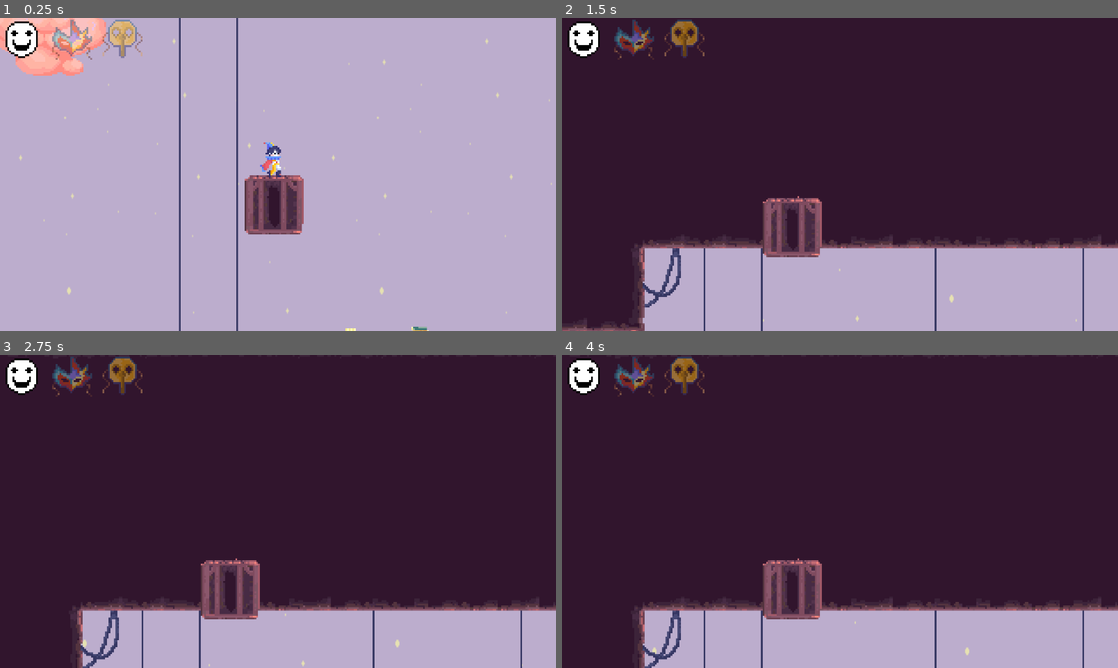
Above: before the commit, frames 1-4 (two rows, left to right).
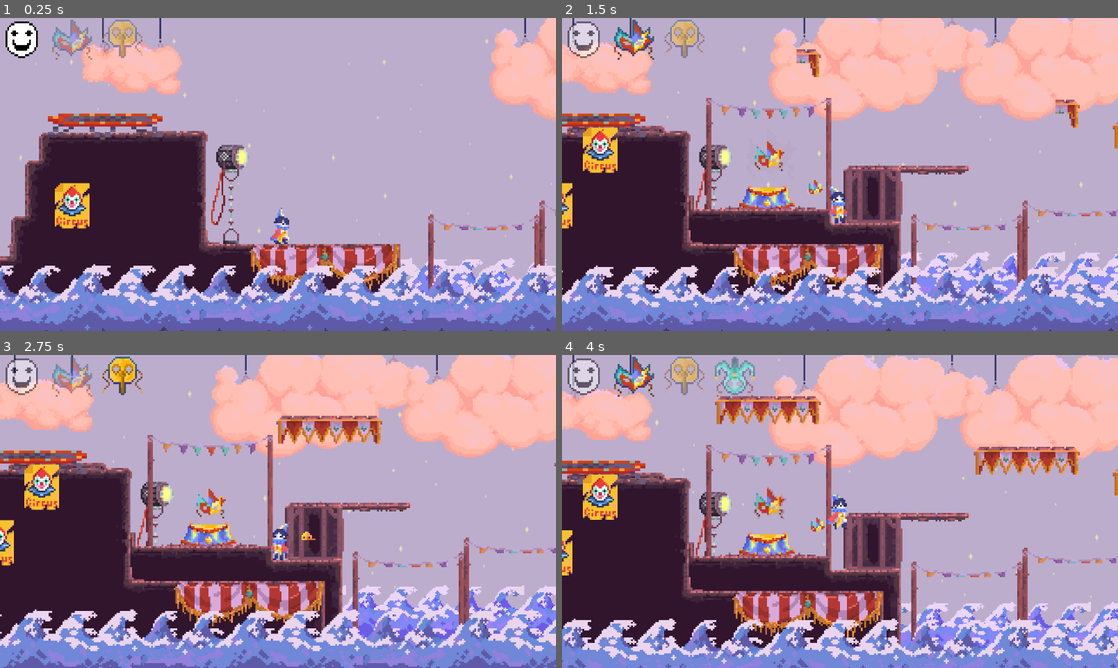
Above: after the commit, the same moments.

Repository: MicroFrogStudios/GGJ2026
Game: Godot game, scene res://scenes/levels/level_6.tscn
The game is run twice, just before and just after one commit, with the same random seed, the same clock (stepped at 60 frames per second) and the same inputs. This scene is started directly instead of the project's main scene. Sound files missing from this copy of the repository are replaced by a short silence.
Inputs:
- Up to frame 1 (0.25 s): no input
- Up to frame 2 (1.5 s): hold 1 (gotomask1) 0.53-1.28 s; hold D (move_right) from 0.53 s (still down); tap Space (jump) at 0.77 s; tap 2 (gotomask2) at 1.35 s
- Up to frame 3 (2.75 s): tap Space (jump) at 1.52 s; release D (move_right) at 2.03 s; hold A (move_left) from 2.03 s (still down); hold 3 (gotomask3) from 2.03 s (still down)
- Up to frame 4 (4 s): release A (move_left) at 2.78 s; release 3 (gotomask3) at 2.78 s; hold D (move_right) from 2.78 s (still down); tap 4 (gotomask4) at 2.85 s; tap Space (jump) at 3.02, 3.77 s; hold E (next_mask) from 3.53 s (still down)

The runs differ from the first frame. In frame 1, 50% of the frame differs, in the area x 0-100%, y 0-100%; in frame 2, 87%; in frame 3, 87%; in frame 4, 88%.

Commit message:
Fix level 6 spawn

Diff:
--- a/scenes/levels/level_6.tscn
+++ b/scenes/levels/level_6.tscn
@@ -7,7 +7,7 @@
 [node name="Level8" unique_id=1082980837 instance=ExtResource("1_aq65u")]
 
 [node name="PlayerCharacter" parent="." index="0" unique_id=614979792]
-position = Vector2(-20, -309)
+position = Vector2(39, -60)
 initial_num_masks = 2
 
 [node name="ExitDoor" parent="." index="2" unique_id=45997899]
